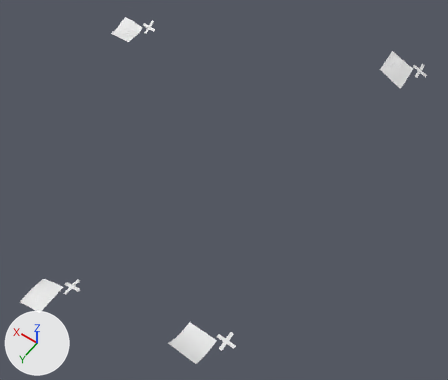
Renders of the glTF model src/assets/test/Zvikov_sada3_otazka1.glb from each side of a commit.
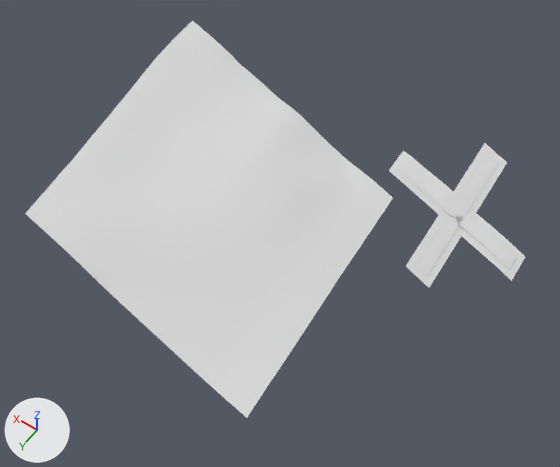
Each version is shown whole from a 50 mm lens placed at (-403.0, 315.0, 1205.0), pointed at (22.0, -280.0, 270.0), then close up from a 50 mm lens placed at (-190.0, -615.0, 472.0), pointed at (-133.0, -694.0, 347.0). The lights are fixed; the arrows at lower left show +X, +Y and +Z. The last two pictures show the newer version. Materials are left out; every surface is plain grey. Vertices at exactly the same position are counted once.

The first close-up shows 'body', 'deska_D'.
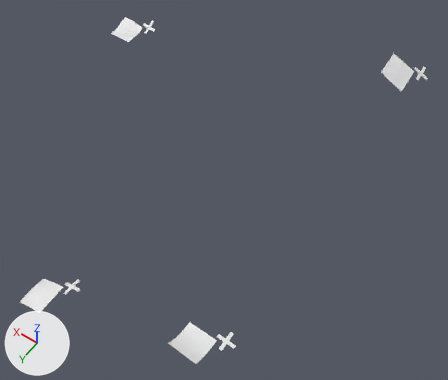
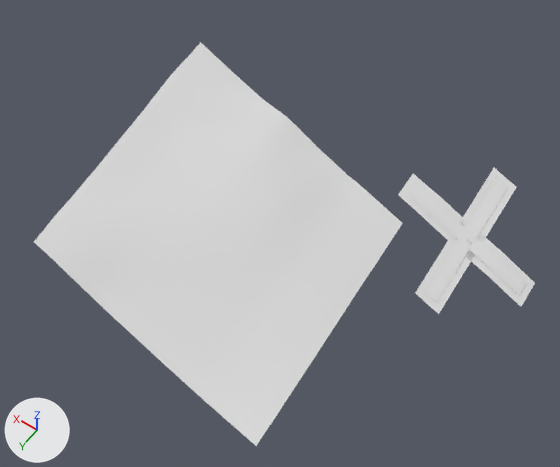
What differs and where, as boxes [x1, y1, x2, y2] in the close-ups (560 x 467 px):
'deska_D', reshaped
    before: [25, 21, 393, 418]
    after: [34, 42, 402, 446]
'body', reshaped
    before: [389, 143, 525, 288]
    after: [398, 168, 535, 314]

Diff of the bpy script that builds the scene:
```diff
--- a/src/assets/test/Zvikov_sada3_otazka1.glb.py
+++ b/src/assets/test/Zvikov_sada3_otazka1.glb.py
@@ me_body @@
 # used by ob_body; location = (0.0, 0.0, 0.0)
-me_body.from_pydata(...)  # 1416 vertices, 2048 faces; spans x -189.0..424.0, y -739.0..81.0, z 315.0..362.0
+me_body.from_pydata(...)  # 1416 vertices, 2048 faces; spans x -189.0..424.0, y -736.0..81.0, z 315.0..362.0
+# me_body part 1: the whole mesh is multiplied about its middle by the matrix ((1.004, 0.005, -0.037), (-0.003, 0.997, 0.024), (0.003, 0.003, 0.976)), then moved by (-1.0, 1.0, -1.0)
@@ me_deska_d @@
 # used by ob_deska_d; location = (0.0, 0.0, 0.0)
-me_deska_d.from_pydata(...)  # 729 vertices, 1352 faces; spans x -147.2..-95.2, y -715.9..-663.9, z 331.6..369.7
+me_deska_d.from_pydata(...)  # 729 vertices, 1352 faces; spans x -151.4..-99.4, y -713.2..-661.2, z 329.2..367.7
+# me_deska_d part 2: 729 of 729 vertices moved; they spanned x -147.2..-95.2, y -715.9..-663.9, z 331.6..369.7 and now span x -151.4..-99.4, y -713.2..-661.2, z 329.2..367.7; mean shift (-4.2, 2.8, -2.7)
```
